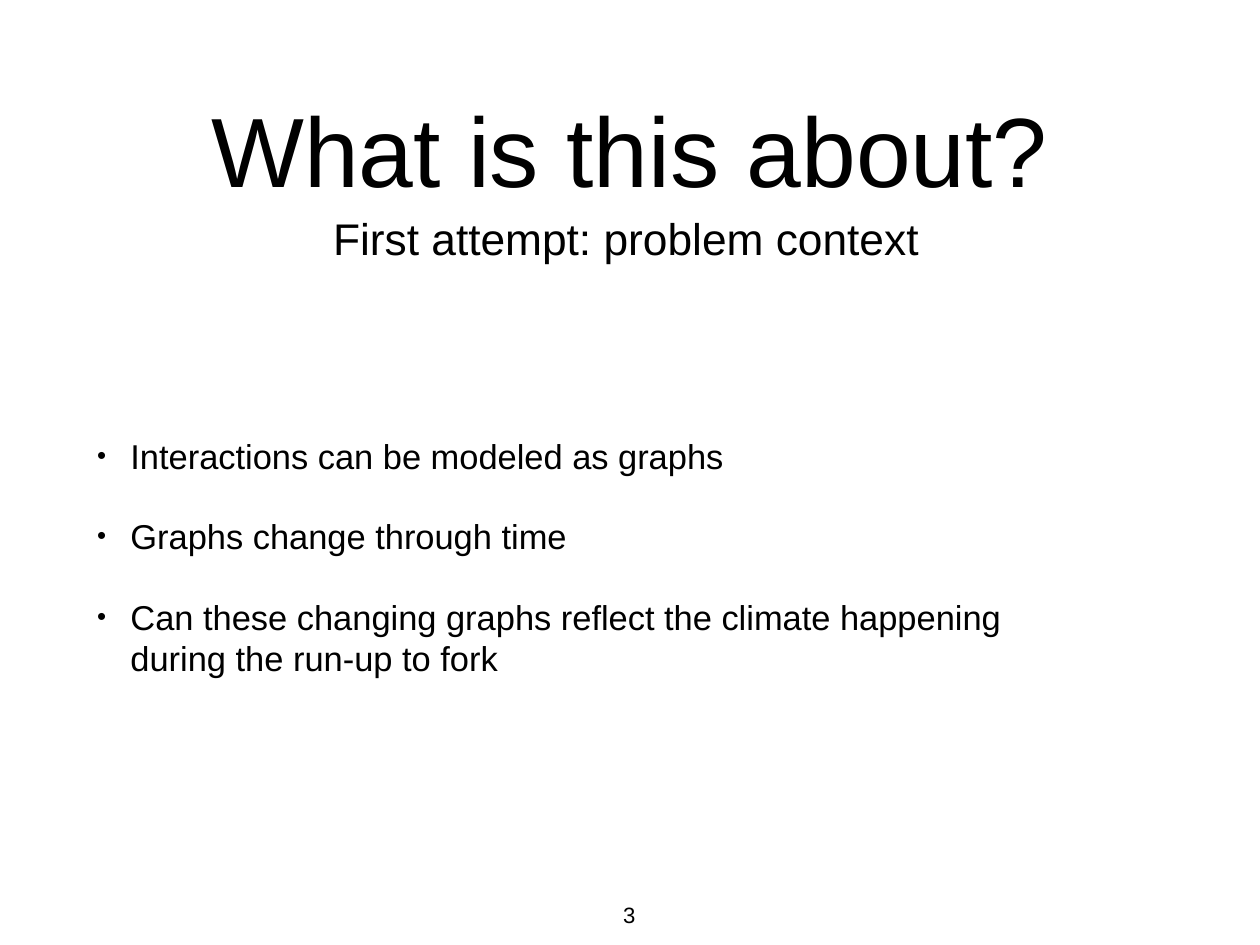
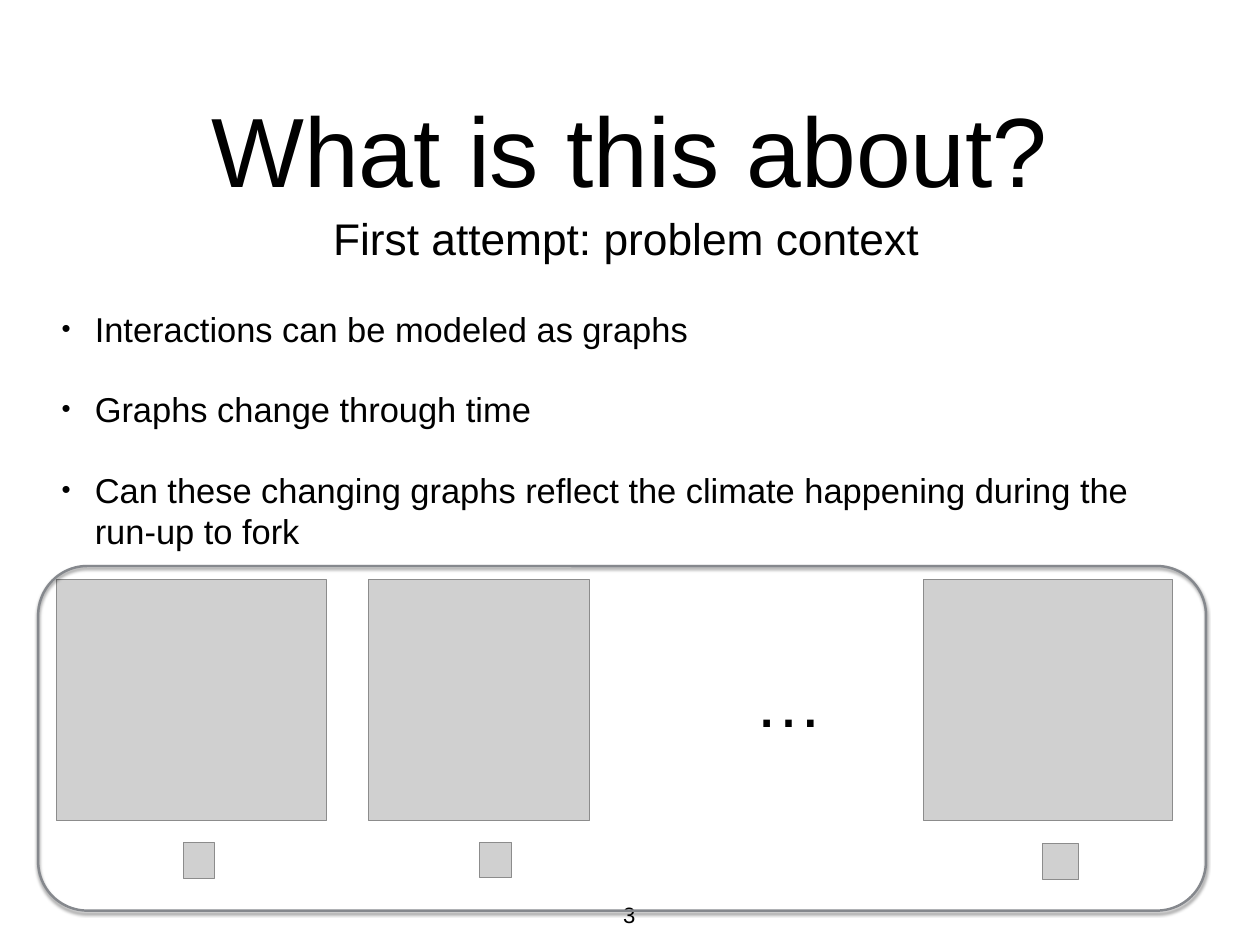
Before and after one commit to azarbakht/prelim, a slide deck: slide 3 of slides/prelim_presentation.pptx. Drawn at 1260x945 pixels with LibreOffice and Linux fonts; fonts in the diff are those of the drawing; grey boxes stand for pictures; background and template pictures are left out. Boxes give left, top, right and bottom in pixels: in the first picture for what was removed or moved away, otherwise in the second. Text is boxed around its words. In the diff, an @@ line names an element or a change of style, - is before the commit and + after.

```diff
--- a/slides/prelim_presentation.pptx
+++ b/slides/prelim_presentation.pptx
@@ text "Interactions can be modeled as ..." rewrapped from [130,444,1001,678] to [95,317,1128,551] @@
@@ rounded rectangle added at [38,566,1206,911], outline #85888D 2 pt @@
@@ picture added at [56,579,326,821] @@
@@ picture added at [369,579,589,821] @@
@@ picture added at [923,579,1173,821] @@
@@ text added at [751,654,830,746], 56 pt, text #000000 @@
+…
@@ picture added at [183,843,214,878] @@
@@ picture added at [479,842,511,877] @@
@@ picture added at [1043,844,1078,879] @@
```
Also in this commit, not shown: 6 other slides changed, 5 other files.
